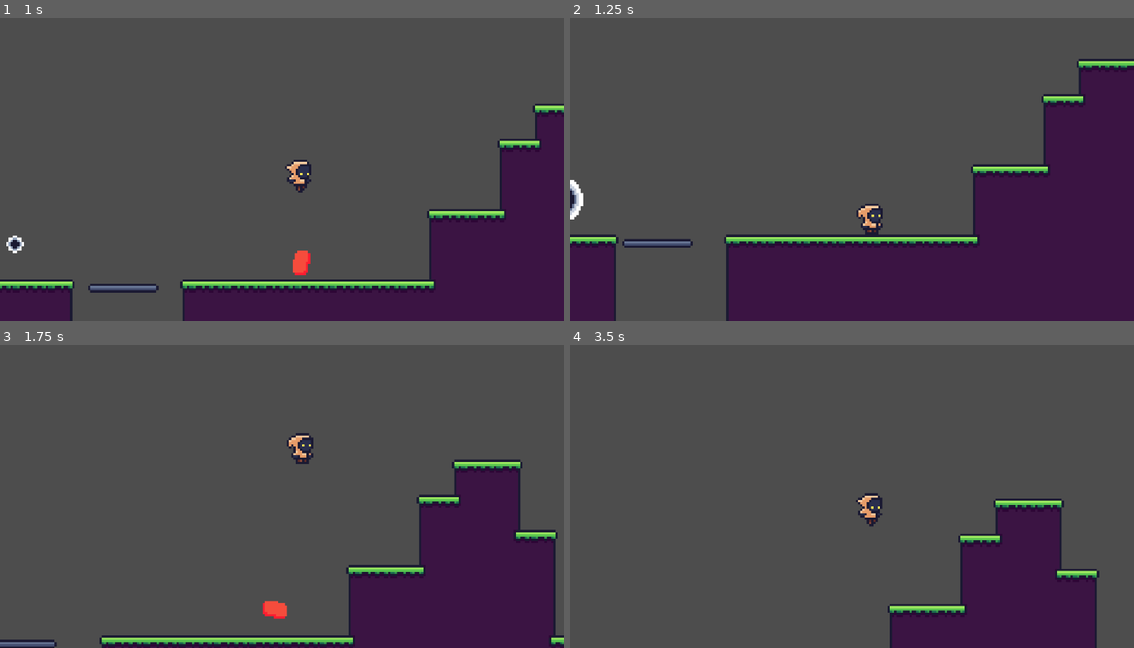
Above: before the commit, frames 1-4 (two rows, left to right).
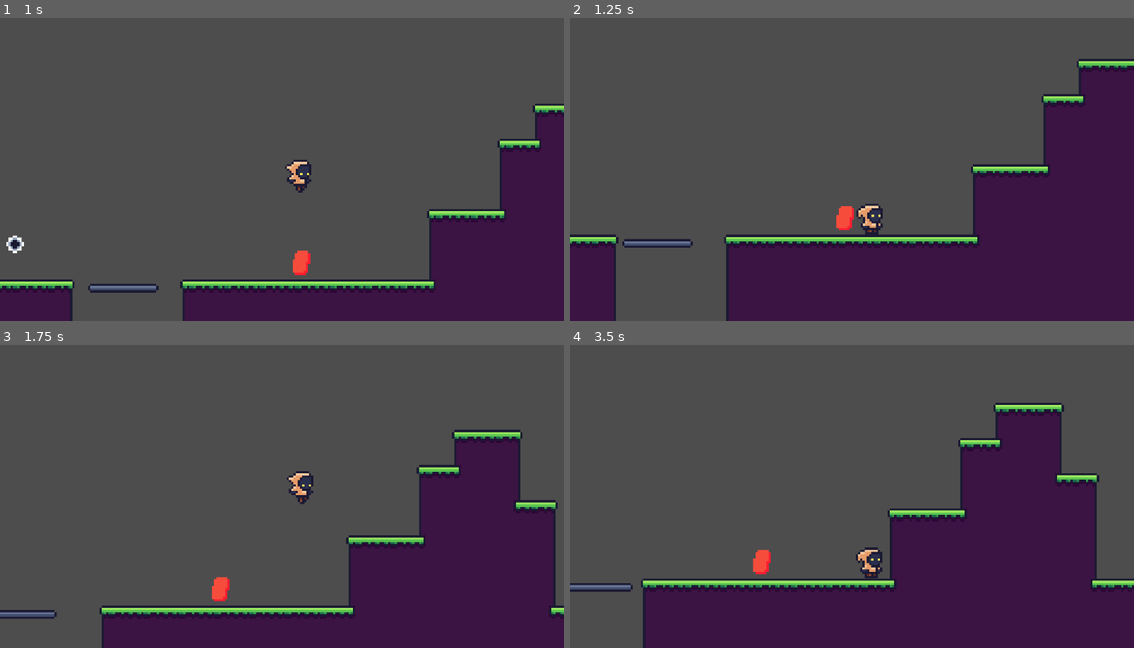
Above: after the commit, the same moments.

Repository: IWantMyLemons/Feed-the-Cat
Game: Godot game, scene res://Assets/Scenes/Area/area_1.tscn
Same seed, same stepped clock (60 frames per second), same inputs: the game is played once before the commit and once after it.
Inputs:
- Up to frame 1 (1 s): hold D (Move Right) from 0.53 s (still down); hold Space (Jump) from 0.53 s (still down)
- Up to frame 2 (1.25 s): keep holding D (Move Right); keep holding Space (Jump)
- Up to frame 3 (1.75 s): keep holding D (Move Right); release Space (Jump) at 1.28 s; tap Space (Jump) at 1.35, 1.52 s
- Up to frame 4 (3.5 s): tap Space (Jump) at 1.82, 2.85, 3.02, 3.32 s; release D (Move Right) at 2.03 s; hold A (Move Left) 2.03-2.78 s; hold Space (Jump) 2.03-2.78 s; hold D (Move Right) from 2.78 s (still down)

Frame 1 is identical in both runs. In frame 2, 0.5% of the frame differs, in the area x 0-51%, y 53-70%; in frame 3, 13%; in frame 4, 26%, in the area x 0-100%, y 19-100%.
Error after the commit: Invalid access to property or key 'spam_ammount' on a base object of type 'CharacterBody2D (PlayerController)'. (res://Assets/Scripts/pickablespam.gd:5)

Commit message:
modified jumping mechanics

Diff:
--- a/Assets/Scripts/player_controller.gd
+++ b/Assets/Scripts/player_controller.gd
@@ -3,13 +3,12 @@
 class_name PlayerController
 
 @export var SPEED = 20.0
-@export var spam_scene: PackedScene
 
 var direction = 0
 
 var speed_multiplier = 30.0
 
-@export var spam_ammount=0
+@export var jumps = 0
 
 #const SPEED = 100.0
 const JUMP_VELOCITY = -300.0
@@ -19,11 +18,8 @@
 	if event.is_action_pressed("Jump") and is_on_floor():
 		velocity.y = JUMP_VELOCITY
 	# Handle spam jump
-	elif event.is_action_pressed("Jump") and spam_ammount > 0 and not is_on_floor():
-		var spam = spam_scene.instantiate()
-		spam.position = position + Vector2(0, 5.0)
-		get_parent().add_child(spam)
-		spam_ammount = spam_ammount - 1
+	elif event.is_action_pressed("Jump") and jumps > 0 and not is_on_floor():
+		jumps -= 1
 		velocity.y = JUMP_VELOCITY
 	#Handle Jump Down
 	if event.is_action_pressed("Move Down"):
@@ -45,11 +41,3 @@
 		velocity.x = move_toward(velocity.x, 0, SPEED)
 
 	move_and_slide()
-
-
-func _on_pickup_enter(body: Node2D) -> void:
-	if body is Spam:
-		body.queue_free()
-		spam_ammount += 1
-	else:
-		push_warning("Found pickup %s without a branch" % [body.name])
--- a/Test.tscn
+++ b/Test.tscn
@@ -12,4 +12,3 @@
 [node name="Player" parent="." instance=ExtResource("2_njov2")]
 position = Vector2(382, 4)
 SPEED = 100.0
-spam_ammount = 1
